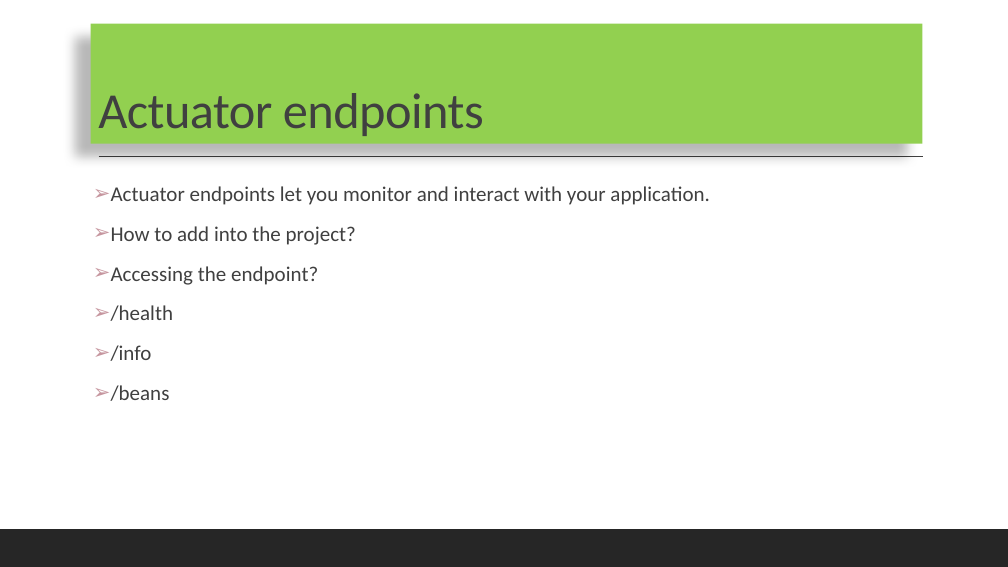
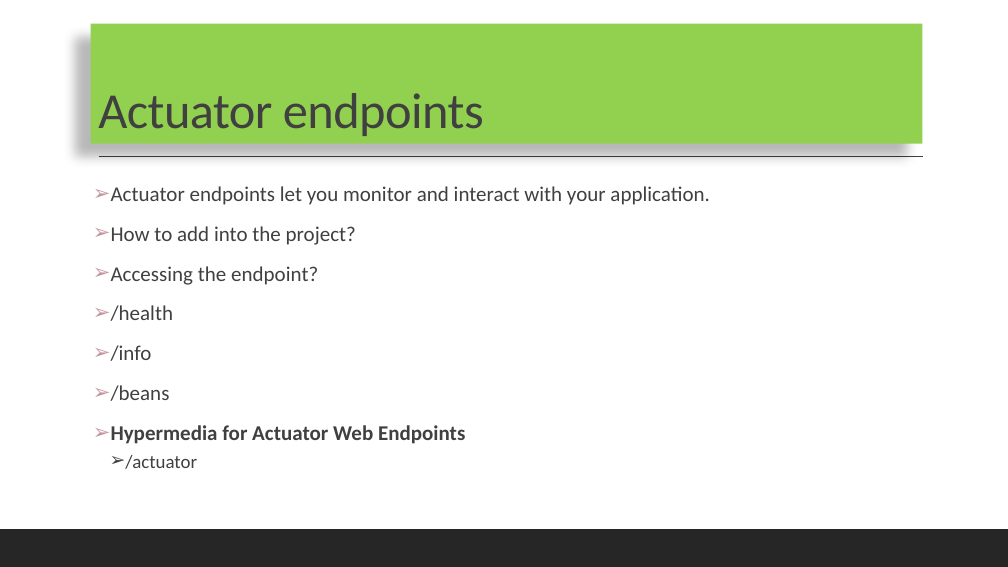
Before and after one commit to codefarm0/Microservices, a slide deck: slide 3 of ppt/Spring boot actuator.pptx. Drawn at 1008x567 pixels with LibreOffice and Linux fonts; fonts in the diff are those of the drawing. Boxes give left, top, right and bottom in pixels: in the first picture for what was removed or moved away, otherwise in the second. Text is boxed around its words. In the diff, an @@ line names an element or a change of style, - is before the commit and + after.

Commit message:
adding actuators and related changes

```diff
--- a/ppt/Spring boot actuator.pptx
+++ b/ppt/Spring boot actuator.pptx
@@ text at bbox=[111, 425, 465, 469]: paragraphs added @@
+➢ Hypermedia for Actuator Web Endpoints
+  ➢ /actuator
```
Also in this commit, not shown: 5 other slides changed, 1 slide removed, 3 other files.
